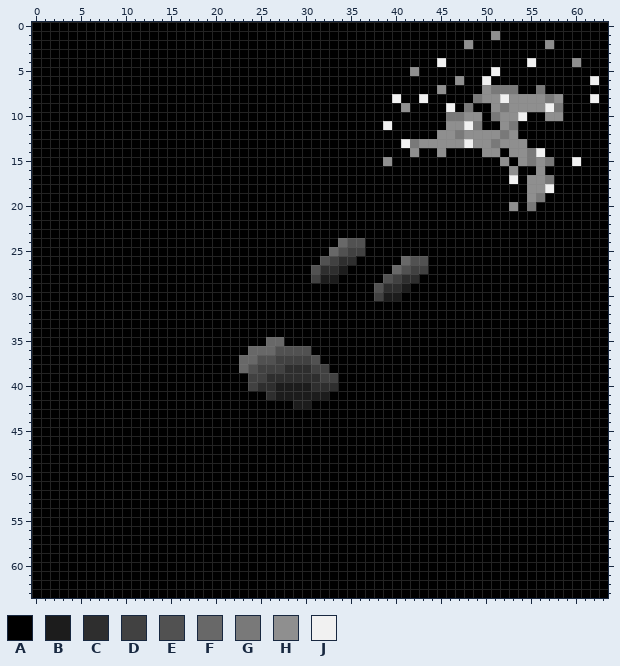
Pixel-art sprite -- Green Reaper/Assets/Sprites/Zucchini_Emission.png. That is the earlier state.
The file is 512x512 pixels, drawn in blocks of 8x8; one block is one cell here.
Palette (. is transparent): A #000000  B #1c1c1c  C #2e2e2e  D #414141  E #515151  F #686868  G #797979  H #8f8f8f  J #f1f1f1
Pixels before, first column x 0:
 0 AAAAAAAAAAAAAAAAAAAAAAAAAAAAAAAAAAAAAAAAAAAAAAAAAAAAAAAAAAAAAAAA
 1 AAAAAAAAAAAAAAAAAAAAAAAAAAAAAAAAAAAAAAAAAAAAAAAAAAAHAAAAAAAAAAAA
 2 AAAAAAAAAAAAAAAAAAAAAAAAAAAAAAAAAAAAAAAAAAAAAAAAHAAAAAAAAHAAAAAA
 3 AAAAAAAAAAAAAAAAAAAAAAAAAAAAAAAAAAAAAAAAAAAAAAAAAAAAAAAAAAAAAAAA
 4 AAAAAAAAAAAAAAAAAAAAAAAAAAAAAAAAAAAAAAAAAAAAAJAAAAAAAAAJAAAAHAAA
 5 AAAAAAAAAAAAAAAAAAAAAAAAAAAAAAAAAAAAAAAAAAHAAAAAAAAJAAAAAAAAAAAA
 6 AAAAAAAAAAAAAAAAAAAAAAAAAAAAAAAAAAAAAAAAAAAAAAAHAAJAAAAAAAAAAAJA
 7 AAAAAAAAAAAAAAAAAAAAAAAAAAAAAAAAAAAAAAAAAAAAAHAAAAHGGGAAGAAAAAAA
 8 AAAAAAAAAAAAAAAAAAAAAAAAAAAAAAAAAAAAAAAAJAAJAAAAAGHHJHHHHGHAAAJA
 9 AAAAAAAAAAAAAAAAAAAAAAAAAAAAAAAAAAAAAAAAAHAAAAJAGAAHGHHHHJGAAAAA
10 AAAAAAAAAAAAAAAAAAAAAAAAAAAAAAAAAAAAAAAAAAAAAAGGHHAGHHJAAHHAAAAA
11 AAAAAAAAAAAAAAAAAAAAAAAAAAAAAAAAAAAAAAAJAAAAAAHHJGAAHGAAAAAAAAAA
12 AAAAAAAAAAAAAAAAAAAAAAAAAAAAAAAAAAAAAAAAAAAAAHHGHHHHGHAAAAAAAAAA
13 AAAAAAAAAAAAAAAAAAAAAAAAAAAAAAAAAAAAAAAAAJGHHHHHJHHGHHHAAAAAAAAA
14 AAAAAAAAAAAAAAAAAAAAAAAAAAAAAAAAAAAAAAAAAAHAAHAAAAHHAHHGJAAAAAAA
15 AAAAAAAAAAAAAAAAAAAAAAAAAAAAAAAAAAAAAAAHAAAAAAAAAAAAHAHGHGAAJAAA
16 AAAAAAAAAAAAAAAAAAAAAAAAAAAAAAAAAAAAAAAAAAAAAAAAAAAAAHAAHAAAAAAA
17 AAAAAAAAAAAAAAAAAAAAAAAAAAAAAAAAAAAAAAAAAAAAAAAAAAAAAJAHHGAAAAAA
18 AAAAAAAAAAAAAAAAAAAAAAAAAAAAAAAAAAAAAAAAAAAAAAAAAAAAAAAHHJAAAAAA
19 AAAAAAAAAAAAAAAAAAAAAAAAAAAAAAAAAAAAAAAAAAAAAAAAAAAAAAAHGAAAAAAA
20 AAAAAAAAAAAAAAAAAAAAAAAAAAAAAAAAAAAAAAAAAAAAAAAAAAAAAHAGAAAAAAAA
21 AAAAAAAAAAAAAAAAAAAAAAAAAAAAAAAAAAAAAAAAAAAAAAAAAAAAAAAAAAAAAAAA
22 AAAAAAAAAAAAAAAAAAAAAAAAAAAAAAAAAAAAAAAAAAAAAAAAAAAAAAAAAAAAAAAA
23 AAAAAAAAAAAAAAAAAAAAAAAAAAAAAAAAAAAAAAAAAAAAAAAAAAAAAAAAAAAAAAAA
24 AAAAAAAAAAAAAAAAAAAAAAAAAAAAAAAAAAFEEAAAAAAAAAAAAAAAAAAAAAAAAAAA
25 AAAAAAAAAAAAAAAAAAAAAAAAAAAAAAAAAFEDDAAAAAAAAAAAAAAAAAAAAAAAAAAA
26 AAAAAAAAAAAAAAAAAAAAAAAAAAAAAAAAEDCCAAAAAFEEAAAAAAAAAAAAAAAAAAAA
27 AAAAAAAAAAAAAAAAAAAAAAAAAAAAAAAECCBAAAAAFEDDAAAAAAAAAAAAAAAAAAAA
28 AAAAAAAAAAAAAAAAAAAAAAAAAAAAAAADBBAAAAAEDCCAAAAAAAAAAAAAAAAAAAAA
29 AAAAAAAAAAAAAAAAAAAAAAAAAAAAAAAAAAAAAAECCBAAAAAAAAAAAAAAAAAAAAAA
30 AAAAAAAAAAAAAAAAAAAAAAAAAAAAAAAAAAAAAADBBAAAAAAAAAAAAAAAAAAAAAAA
31 AAAAAAAAAAAAAAAAAAAAAAAAAAAAAAAAAAAAAAAAAAAAAAAAAAAAAAAAAAAAAAAA
32 AAAAAAAAAAAAAAAAAAAAAAAAAAAAAAAAAAAAAAAAAAAAAAAAAAAAAAAAAAAAAAAA
33 AAAAAAAAAAAAAAAAAAAAAAAAAAAAAAAAAAAAAAAAAAAAAAAAAAAAAAAAAAAAAAAA
34 AAAAAAAAAAAAAAAAAAAAAAAAAAAAAAAAAAAAAAAAAAAAAAAAAAAAAAAAAAAAAAAA
35 AAAAAAAAAAAAAAAAAAAAAAAAAAFFAAAAAAAAAAAAAAAAAAAAAAAAAAAAAAAAAAAA
36 AAAAAAAAAAAAAAAAAAAAAAAAFFFEEEEAAAAAAAAAAAAAAAAAAAAAAAAAAAAAAAAA
37 AAAAAAAAAAAAAAAAAAAAAAAFFEEDDDDEAAAAAAAAAAAAAAAAAAAAAAAAAAAAAAAA
38 AAAAAAAAAAAAAAAAAAAAAAAFEDDDCCCDDAAAAAAAAAAAAAAAAAAAAAAAAAAAAAAA
39 AAAAAAAAAAAAAAAAAAAAAAAADDCCCCCCDDAAAAAAAAAAAAAAAAAAAAAAAAAAAAAA
40 AAAAAAAAAAAAAAAAAAAAAAAADCCBBBBCCCAAAAAAAAAAAAAAAAAAAAAAAAAAAAAA
41 AAAAAAAAAAAAAAAAAAAAAAAAAACBBBBBBAAAAAAAAAAAAAAAAAAAAAAAAAAAAAAA
42 AAAAAAAAAAAAAAAAAAAAAAAAAAAAABBAAAAAAAAAAAAAAAAAAAAAAAAAAAAAAAAA
43 AAAAAAAAAAAAAAAAAAAAAAAAAAAAAAAAAAAAAAAAAAAAAAAAAAAAAAAAAAAAAAAA
44 AAAAAAAAAAAAAAAAAAAAAAAAAAAAAAAAAAAAAAAAAAAAAAAAAAAAAAAAAAAAAAAA
45 AAAAAAAAAAAAAAAAAAAAAAAAAAAAAAAAAAAAAAAAAAAAAAAAAAAAAAAAAAAAAAAA
46 AAAAAAAAAAAAAAAAAAAAAAAAAAAAAAAAAAAAAAAAAAAAAAAAAAAAAAAAAAAAAAAA
47 AAAAAAAAAAAAAAAAAAAAAAAAAAAAAAAAAAAAAAAAAAAAAAAAAAAAAAAAAAAAAAAA
48 AAAAAAAAAAAAAAAAAAAAAAAAAAAAAAAAAAAAAAAAAAAAAAAAAAAAAAAAAAAAAAAA
49 AAAAAAAAAAAAAAAAAAAAAAAAAAAAAAAAAAAAAAAAAAAAAAAAAAAAAAAAAAAAAAAA
50 AAAAAAAAAAAAAAAAAAAAAAAAAAAAAAAAAAAAAAAAAAAAAAAAAAAAAAAAAAAAAAAA
51 AAAAAAAAAAAAAAAAAAAAAAAAAAAAAAAAAAAAAAAAAAAAAAAAAAAAAAAAAAAAAAAA
52 AAAAAAAAAAAAAAAAAAAAAAAAAAAAAAAAAAAAAAAAAAAAAAAAAAAAAAAAAAAAAAAA
53 AAAAAAAAAAAAAAAAAAAAAAAAAAAAAAAAAAAAAAAAAAAAAAAAAAAAAAAAAAAAAAAA
54 AAAAAAAAAAAAAAAAAAAAAAAAAAAAAAAAAAAAAAAAAAAAAAAAAAAAAAAAAAAAAAAA
55 AAAAAAAAAAAAAAAAAAAAAAAAAAAAAAAAAAAAAAAAAAAAAAAAAAAAAAAAAAAAAAAA
56 AAAAAAAAAAAAAAAAAAAAAAAAAAAAAAAAAAAAAAAAAAAAAAAAAAAAAAAAAAAAAAAA
57 AAAAAAAAAAAAAAAAAAAAAAAAAAAAAAAAAAAAAAAAAAAAAAAAAAAAAAAAAAAAAAAA
58 AAAAAAAAAAAAAAAAAAAAAAAAAAAAAAAAAAAAAAAAAAAAAAAAAAAAAAAAAAAAAAAA
59 AAAAAAAAAAAAAAAAAAAAAAAAAAAAAAAAAAAAAAAAAAAAAAAAAAAAAAAAAAAAAAAA
60 AAAAAAAAAAAAAAAAAAAAAAAAAAAAAAAAAAAAAAAAAAAAAAAAAAAAAAAAAAAAAAAA
61 AAAAAAAAAAAAAAAAAAAAAAAAAAAAAAAAAAAAAAAAAAAAAAAAAAAAAAAAAAAAAAAA
62 AAAAAAAAAAAAAAAAAAAAAAAAAAAAAAAAAAAAAAAAAAAAAAAAAAAAAAAAAAAAAAAA
63 AAAAAAAAAAAAAAAAAAAAAAAAAAAAAAAAAAAAAAAAAAAAAAAAAAAAAAAAAAAAAAAA
And afterwards:
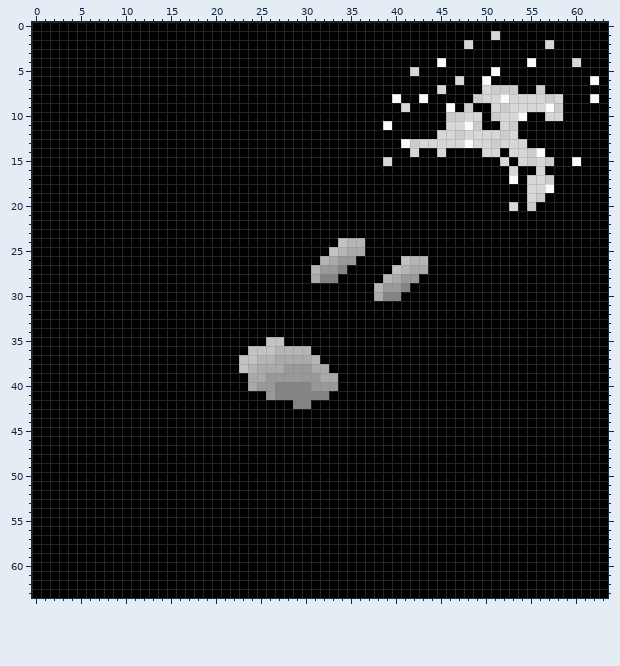
Author's note on the commit: Updated Power Up Plant Emission
Changes in this commit:
colour B: #1c1c1c -> #848484
colour C: #2e2e2e -> #999999
colour D: #414141 -> #aaaaaa
colour E: #515151 -> #b5b5b5
colour F: #686868 -> #c3c3c3
colour G: #797979 -> #cccccc
colour H: #8f8f8f -> #d7d7d7
colour J: #f1f1f1 -> #fbfbfb
